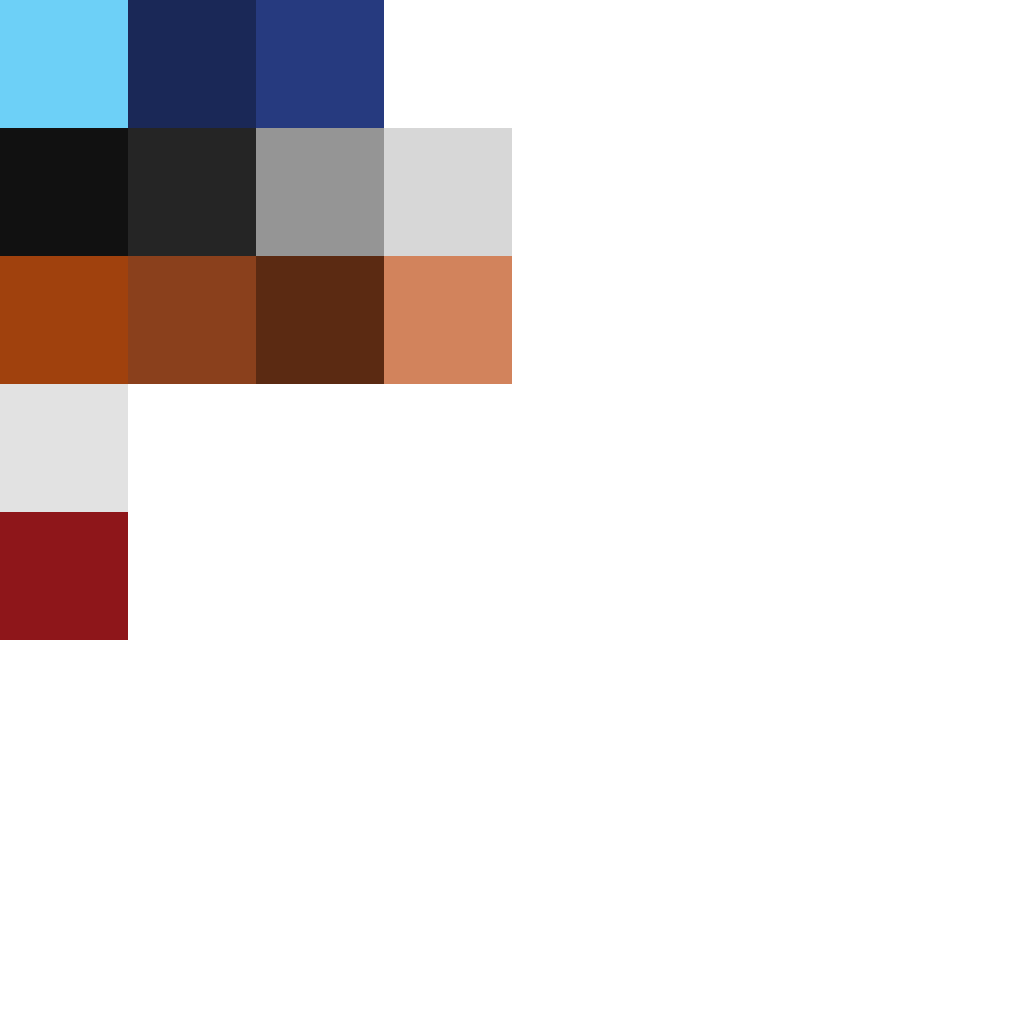
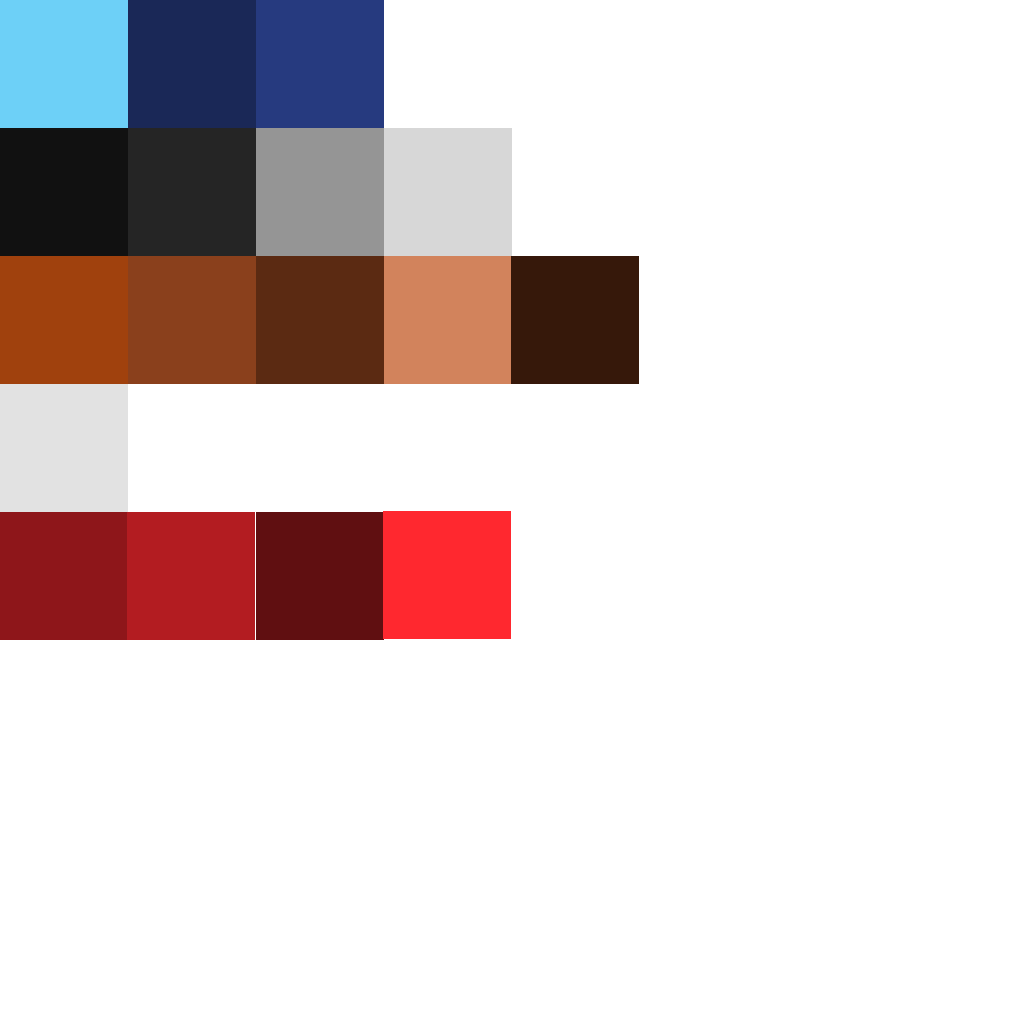
Before/after of a 1024×1024 layered artwork. What changed in the layer stack:
added layer "Layer 15" in group "Artboard 1" over (x1=383, y1=256, x2=639, y2=639)
added layer "Layer 14" in group "Artboard 1" over (x1=127, y1=512, x2=384, y2=640)
